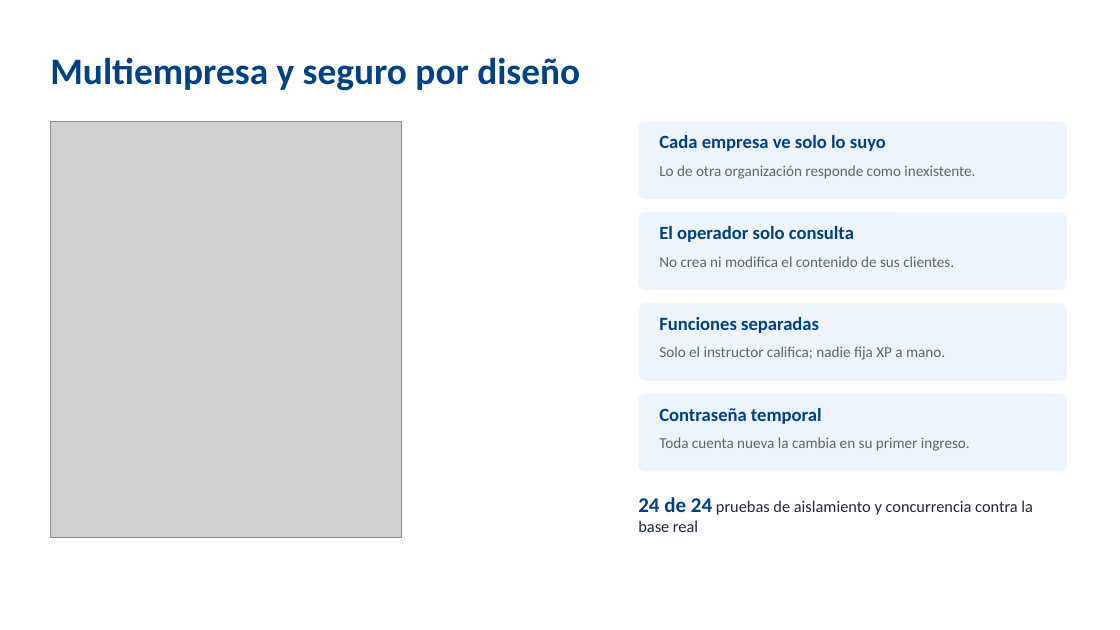
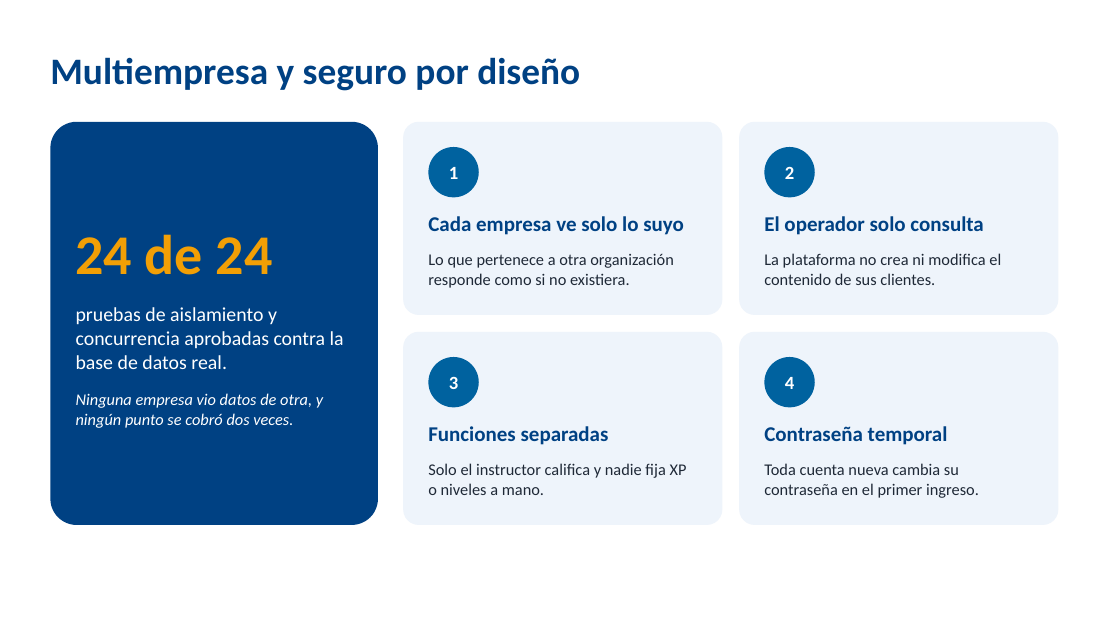
Before and after one commit to brayanmi129/OnBoardPro, a slide deck: slide 9 of docs/general/OnBoard Pro - Presentación.pptx. Drawn at 1120x630 pixels with LibreOffice and Linux fonts; fonts in the diff are those of the drawing; grey boxes stand for pictures; background and template pictures are left out. Boxes give left, top, right and bottom in pixels: in the first picture for what was removed or moved away, otherwise in the second. Text is boxed around its words. In the diff, an @@ line names an element or a change of style, - is before the commit and + after.

```diff
--- a/docs/general/OnBoard Pro - Presentación.pptx
+++ b/docs/general/OnBoard Pro - Presentación.pptx
@@ picture removed at (50,122,402,538) @@
@@ rounded rectangle added at (50,122,378,525), fill #004183 @@
@@ text "24 de 24" at (76,234,344,428): vertical alignment top to middle @@
@@ rounded rectangle added at (403,122,723,315), fill #EEF4FB @@
@@ ellipse added at (429,147,479,197), fill #00629F, 16 pt, text #FFFFFF, bold @@
+1
@@ rounded rectangle removed at (639,122,1067,199) @@
@@ rounded rectangle: place and size @@
-rounded rectangle at (639,213,1067,290)
+rounded rectangle at (739,122,1059,315)
@@ ellipse added at (765,147,815,197), fill #00629F, 16 pt, text #FFFFFF, bold @@
+2
@@ text removed at (659,165,975,179) @@
-Lo de otra organización responde como inexistente.
@@ text at (76,234,344,428): text changed; size 14 to 17 pt; text colour #1F2937 to #FFFFFF @@
-24 de 24 pruebas de aislamiento y concurrencia contra la base real
+24 de 24
+pruebas de aislamiento y concurrencia aprobadas contra la base de datos real.
+Ninguna empresa vio datos de otra, y ningún punto se cobró dos veces.
@@ text "Cada empresa ve solo lo ...": place and size @@
-text "Cada empresa ve solo lo ..." at (659,135,886,151)
+text "Cada empresa ve solo lo ..." at (428,216,684,235)
@@ text "El operador solo consulta": place and size @@
-text "El operador solo consulta" at (659,226,854,242)
+text "El operador solo consulta" at (764,216,983,235)
@@ text added at (428,254,674,288), 14 pt, text #1F2937 @@
+Lo que pertenece a otra organización responde como si no existiera.
@@ text at (764,253,1001,285): text changed; size 13 to 14 pt; text colour #5B6575 to #1F2937 @@
-No crea ni modifica el contenido de sus clientes.
+La plataforma no crea ni modifica el contenido de sus clientes.
@@ rounded rectangle: place and size @@
-rounded rectangle at (639,394,1067,471)
+rounded rectangle at (403,332,723,525)
@@ ellipse added at (429,357,479,408), fill #00629F, 16 pt, text #FFFFFF, bold @@
+3
@@ rounded rectangle: place and size @@
-rounded rectangle at (639,303,1067,381)
+rounded rectangle at (739,332,1059,525)
@@ ellipse added at (765,357,815,408), fill #00629F, 16 pt, text #FFFFFF, bold @@
+4
@@ size 16 to 18 pt in 4 elements at (764,216,983,235), (764,426,948,445), (428,216,684,235), (428,426,609,445) @@
@@ text "Funciones separadas": place and size @@
-text "Funciones separadas" at (659,317,819,333)
+text "Funciones separadas" at (428,426,609,445)
@@ text "Contraseña temporal": place and size @@
-text "Contraseña temporal" at (659,408,822,424)
+text "Contraseña temporal" at (764,426,948,445)
@@ text at (428,463,687,495): text changed; size 13 to 14 pt; text colour #5B6575 to #1F2937 @@
-Solo el instructor califica; nadie fija XP a mano.
+Solo el instructor califica y nadie fija XP o niveles a mano.
@@ text at (764,463,979,498): text changed; size 13 to 14 pt; text colour #5B6575 to #1F2937 @@
-Toda cuenta nueva la cambia en su primer ingreso.
+Toda cuenta nueva cambia su contraseña en el primer ingreso.
```
Also in this commit, not shown: 4 other slides changed, 1 slide removed, 9 other files.
